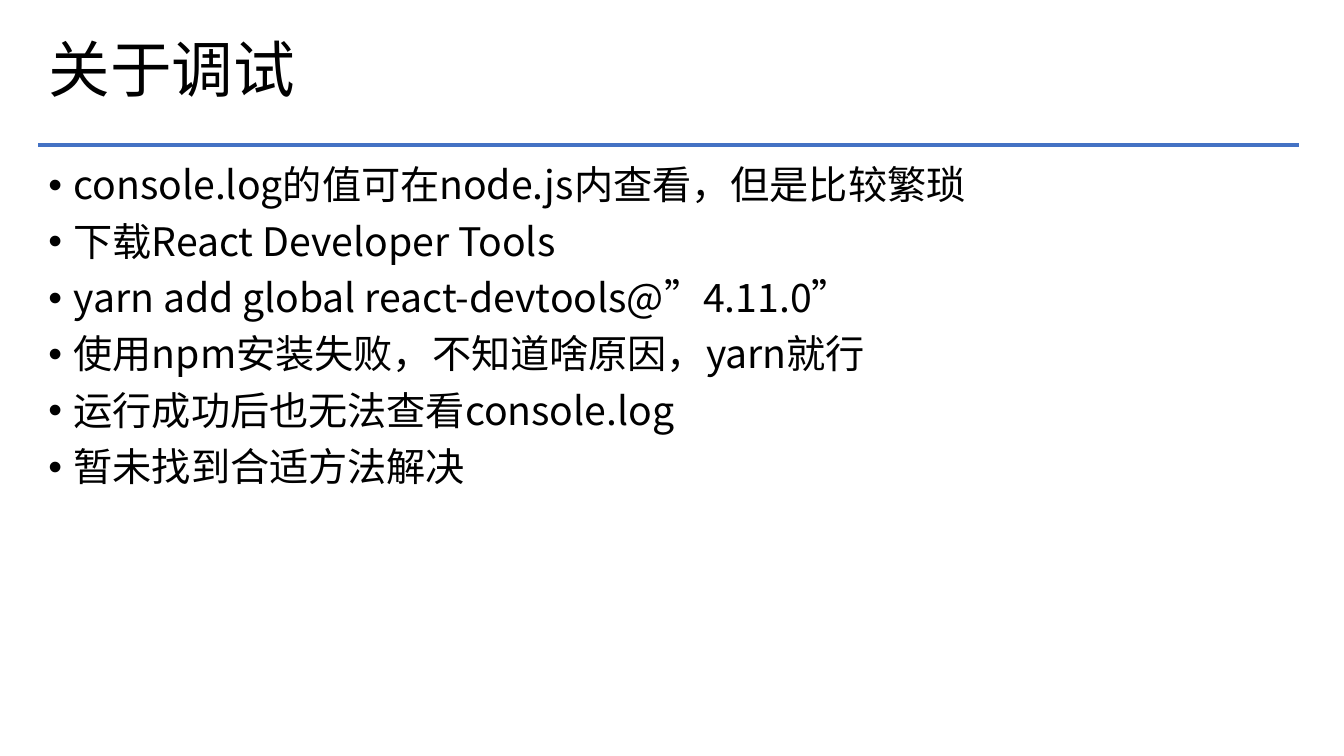
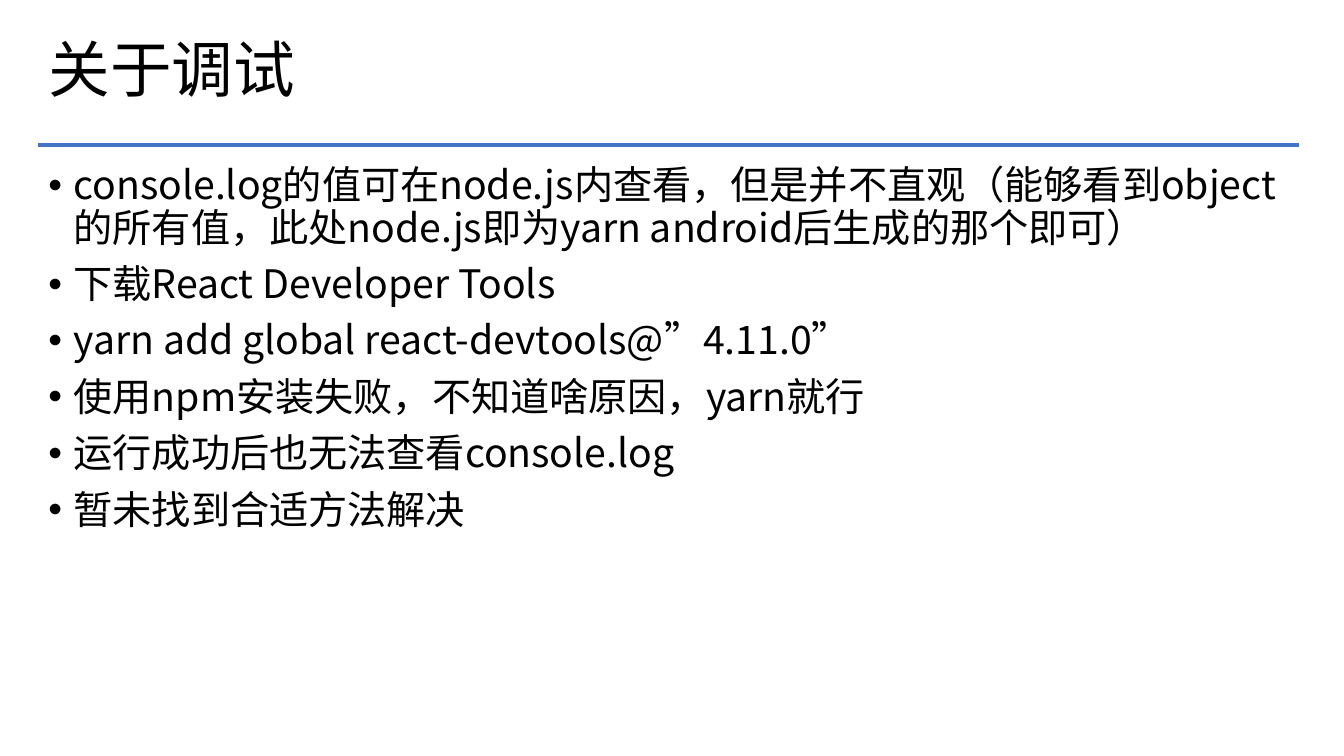
Before and after one commit to greatgu99/myApp, a slide deck: slide 26 of 文档/ReactNative项目入门.pptx (slide 25 before the commit). Drawn at 1344x756 pixels with LibreOffice and Linux fonts; fonts in the diff are those of the drawing; background and template pictures are left out. Boxes give left, top, right and bottom in pixels: in the first picture for what was removed or moved away, otherwise in the second. Text is boxed around its words. In the diff, an @@ line names an element or a change of style, - is before the commit and + after.

```diff
--- a/文档/ReactNative项目入门.pptx
+++ b/文档/ReactNative项目入门.pptx
@@ text at (x1=74, y1=165, x2=1276, y2=252): text changed @@
-• console.log的值可在node.js内查看，但是比较繁琐
+• console.log的值可在node.js内查看，但是并不直观（能够看到object的所有值，此处node.js即为yarn android后生成的那个即可）
```
Also in this commit, not shown: 3 other slides changed, 20 slides added.
